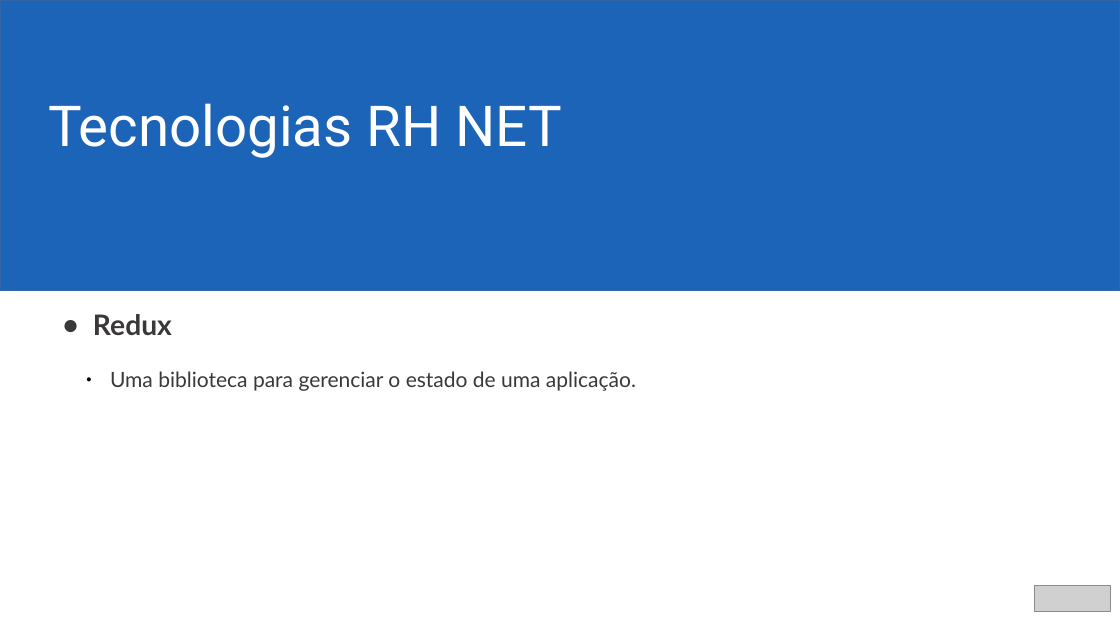
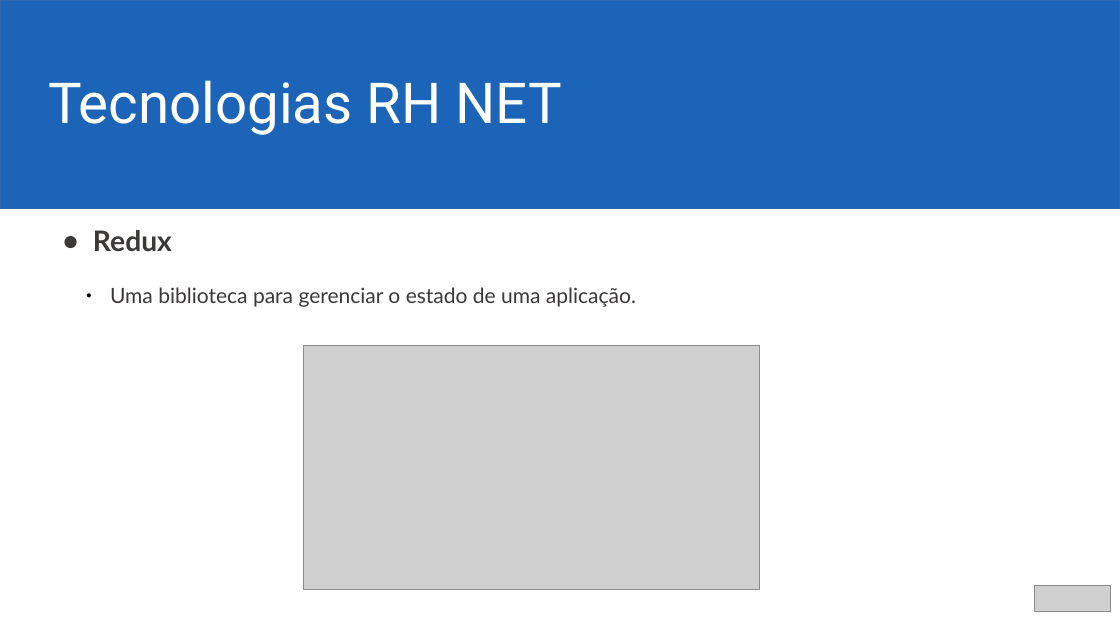
Before and after one commit to ericjrsilva/meetup-react-tests, a slide deck: slide 3 of apresentacao.odp. Drawn at 1120x630 pixels with LibreOffice and Linux fonts; fonts in the diff are those of the drawing; grey boxes stand for pictures; background and template pictures are left out. Boxes give left, top, right and bottom in pixels: in the first picture for what was removed or moved away, otherwise in the second. Text is boxed around its words. In the diff, an @@ line names an element or a change of style, - is before the commit and + after.

```diff
--- a/apresentacao.odp
+++ b/apresentacao.odp
@@ rectangle: place and size @@
-rectangle at [0,0,1120,291]
+rectangle at [0,0,1120,208]
@@ text "Tecnologias RH NET": place and size @@
-text "Tecnologias RH NET" at [48,103,562,158]
+text "Tecnologias RH NET" at [48,80,562,135]
@@ text "Redux": place and size @@
-text "Redux" at [93,314,636,391]
+text "Redux" at [93,230,636,307]
@@ picture added at [304,346,760,589] @@
```
Also in this commit, not shown: 3 other slides changed, 2 slides added, 3 slides removed.
